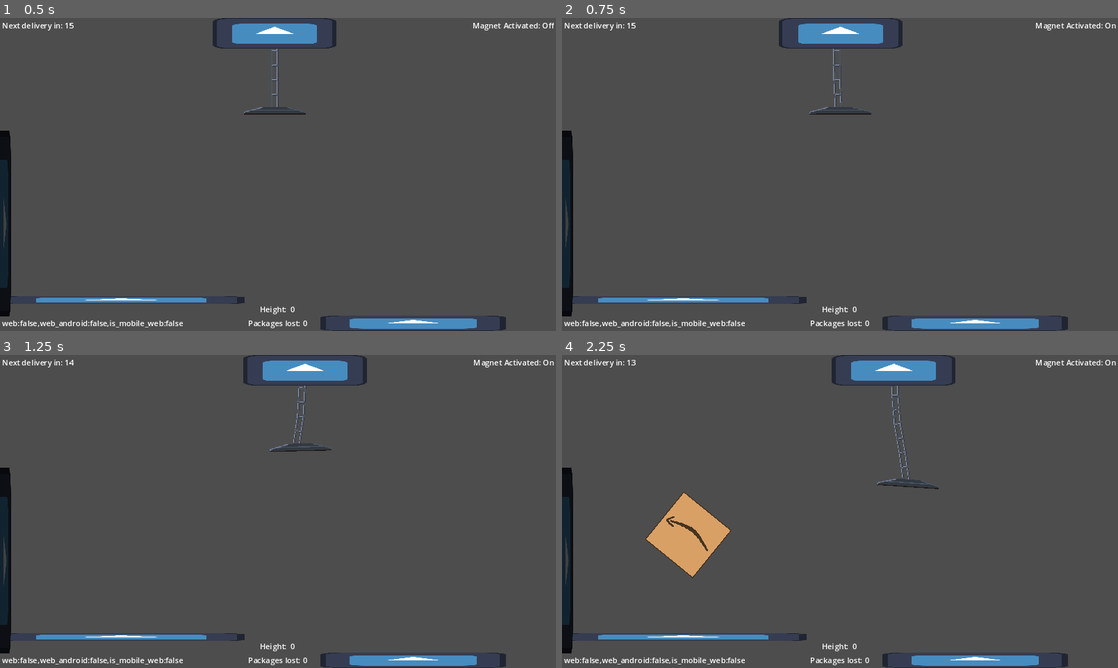
Above: before the commit, frames 1-4 (two rows, left to right).
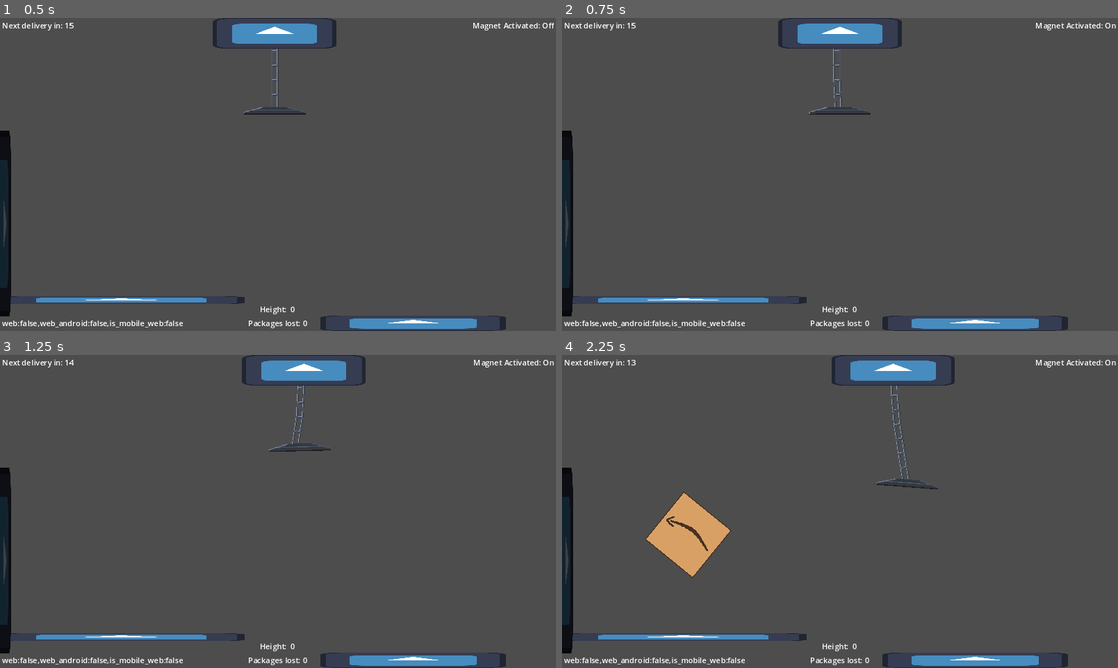
Above: after the commit, the same moments.

Repository: nanodeath/tippy-towers
Game: Godot game, scene res://game.tscn
Two runs of this game, one before a commit and one after it. Both use one fixed random seed, a clock stepped at 60 frames per second and the inputs below. The engine's default icon, where the game draws it, is replaced by a stand-in: a white triangle on a blue panel in a dark square.
Inputs:
- Up to frame 1 (0.5 s): no input
- Up to frame 2 (0.75 s): tap Enter at 0.5 s; hold D (move_right) from 0.53 s (still down); tap Space (toggle_magnet) at 0.6 s
- Up to frame 3 (1.25 s): keep holding D (move_right)
- Up to frame 4 (2.25 s): release D (move_right) at 1.28 s; hold S (move_down) 1.28-2.03 s; tap Space (toggle_magnet) at 1.35, 2.1 s; hold D (move_right) from 2.03 s (still down)

Frame 1 is identical in both runs. In frame 2, less than 0.1% of the frame differs, in the area x 38-62%, y 0-31%; in frame 3, 0.3%; in frame 4, 0.3%, in the area x 48-71%, y 0-43%.

Commit message:
Freeze controls when game over.

Diff:
--- a/tippy-towers/game.tscn
+++ b/tippy-towers/game.tscn
@@ -351,7 +351,6 @@
 [node name="CollisionShape2D2" type="CollisionShape2D" parent="Camera2D/Chute"]
 position = Vector2(-737, -144)
 rotation = -2.77619
-scale = Vector2(1, 1)
 shape = SubResource("RectangleShape2D_c81ok")
 
 [node name="PackageLostZone" type="Area2D" parent="."]
--- a/tippy-towers/scripts/crane.gd
+++ b/tippy-towers/scripts/crane.gd
@@ -10,6 +10,7 @@
 @onready var sticky_bit = $Magnet/StickyBit
 @onready var anchor_min = $AnchorMin
 @onready var anchor_max = $AnchorMax
+@onready var game = $/root/Game
 
 var magnet_activated: bool = false
 
@@ -30,33 +31,31 @@
 	sticky_bit.body_exited.connect(func(b): contacts -= 1)
 
 func _process(delta):
+	if game.is_game_over:
+		return
 	if Input.is_action_just_pressed("toggle_magnet"):
 		magnet_activated = !magnet_activated
 		emit_signal("magnet_changed", magnet_activated)
 		_update_magnet()
 
-func _physics_process(delta):
 	if Input.is_action_pressed("move_left"):
-		#position.x -= speed * delta
 		current_speed = lerpf(current_speed, -speed * delta, tween_speed)
 	elif Input.is_action_pressed("move_right"):
-		#position.x += speed * delta
-		#print(current_speed, ",", speed * delta, ",", tween_speed, " -> ", lerpf(current_speed, speed * delta, tween_speed))
 		current_speed = lerpf(current_speed, speed * delta, tween_speed)
-		#print("current_speed updated to ", current_speed)
-		#print(current_speed, ",", speed, ",", delta, ",", tween_speed)
 	else:
 		current_speed = lerpf(current_speed, 0, tween_speed)
 		if absf(current_speed) < 0.01:
 			current_speed = 0
-	#current_speed = clamp(current_speed, -speed * delta, speed * delta)
+
+func _physics_process(delta):
 	global_position.x = clampf(position.x + current_speed, left_bound.global_position.x, right_bound.global_position.x)
 
-	if Input.is_action_pressed("move_up"):
-		chain_anchor.position.y -= move_up_speed * delta
-	elif Input.is_action_pressed("move_down"):
-		chain_anchor.position.y += move_up_speed * delta
-	chain_anchor.position.y = clampf(chain_anchor.position.y, anchor_min.position.y, anchor_max.position.y)
+	if not game.is_game_over:
+		if Input.is_action_pressed("move_up"):
+			chain_anchor.position.y -= move_up_speed * delta
+		elif Input.is_action_pressed("move_down"):
+			chain_anchor.position.y += move_up_speed * delta
+		chain_anchor.position.y = clampf(chain_anchor.position.y, anchor_min.position.y, anchor_max.position.y)
 
 	var contact_count := magnet_direct_state.get_contact_count()
 	#print("Magnet contact: ", contact_count)
